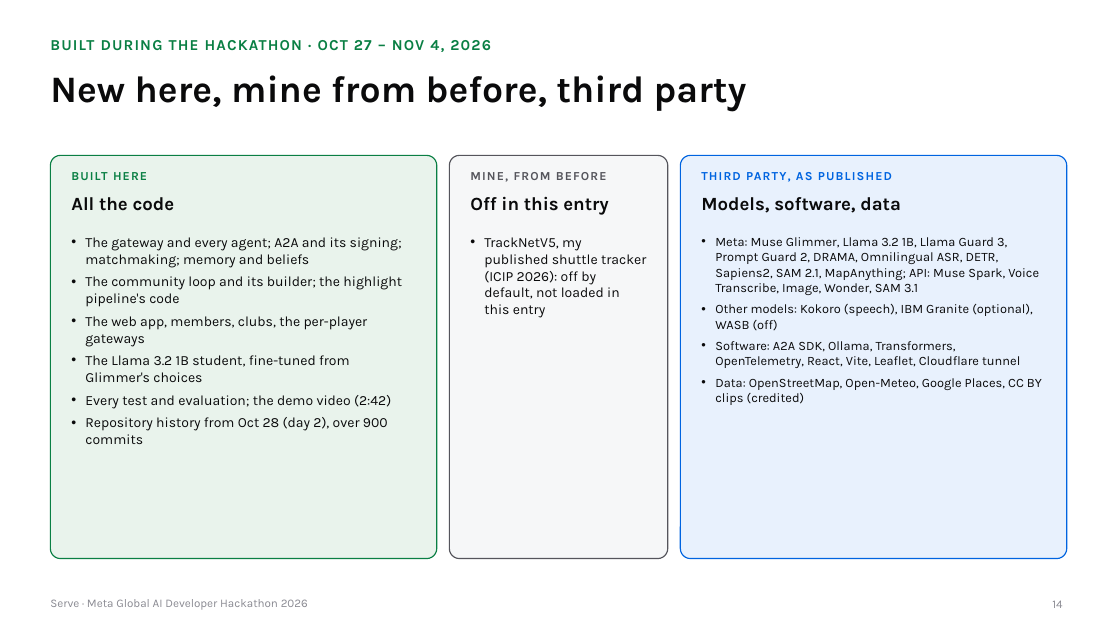
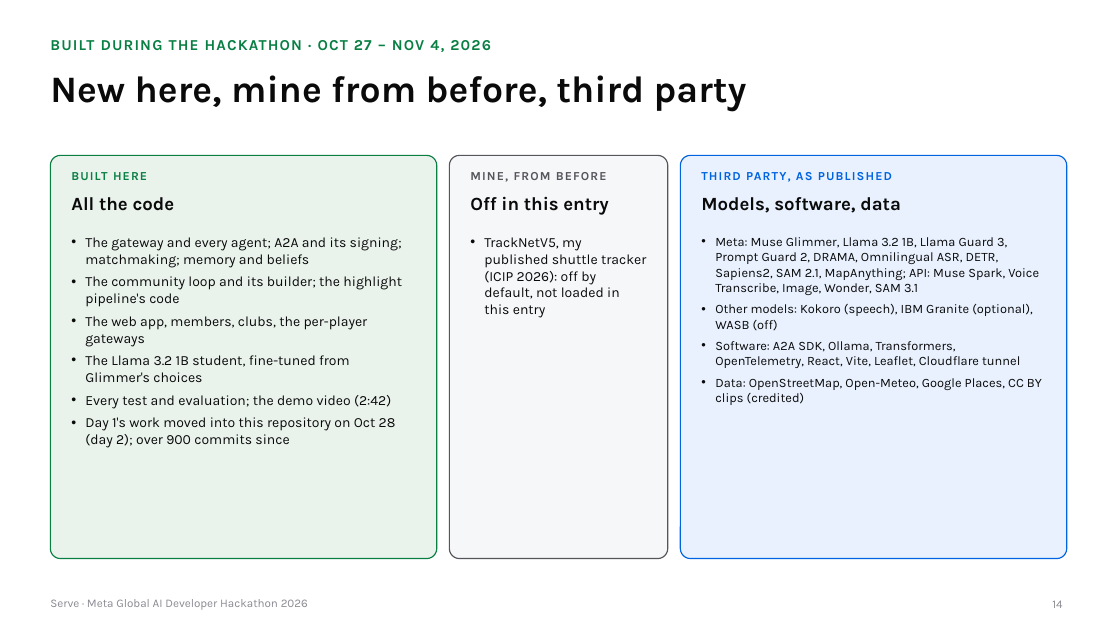
Before and after one commit to gino6178/serve-meta-hackathon, a slide deck: slide 14 of video/deck/Serve_Meta_deck.pptx. Drawn at 1120x630 pixels with LibreOffice and Linux fonts; fonts in the diff are those of the drawing. Boxes give left, top, right and bottom in pixels: in the first picture for what was removed or moved away, otherwise in the second. Text is boxed around its words. In the diff, an @@ line names an element or a change of style, - is before the commit and + after.

```diff
--- a/video/deck/Serve_Meta_deck.pptx
+++ b/video/deck/Serve_Meta_deck.pptx
@@ text at [85, 417, 396, 448]: text changed @@
-• Repository history from Oct 28 (day 2), over 900 commits
+• Day 1's work moved into this repository on Oct 28 (day 2); over 900 commits since
```
Also in this commit, not shown: 10 other slides changed, 2 slides removed, 2 other files.
